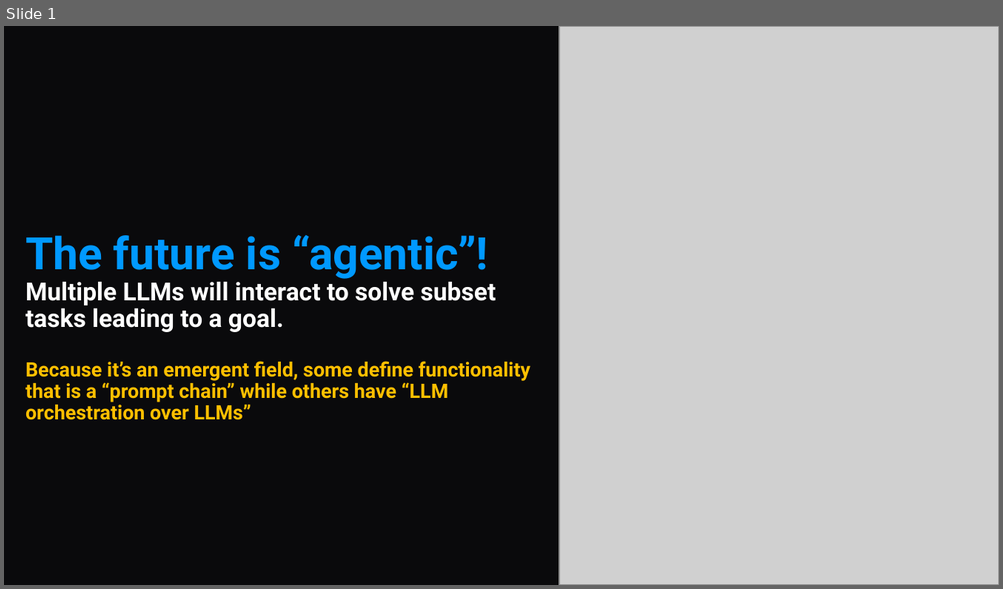
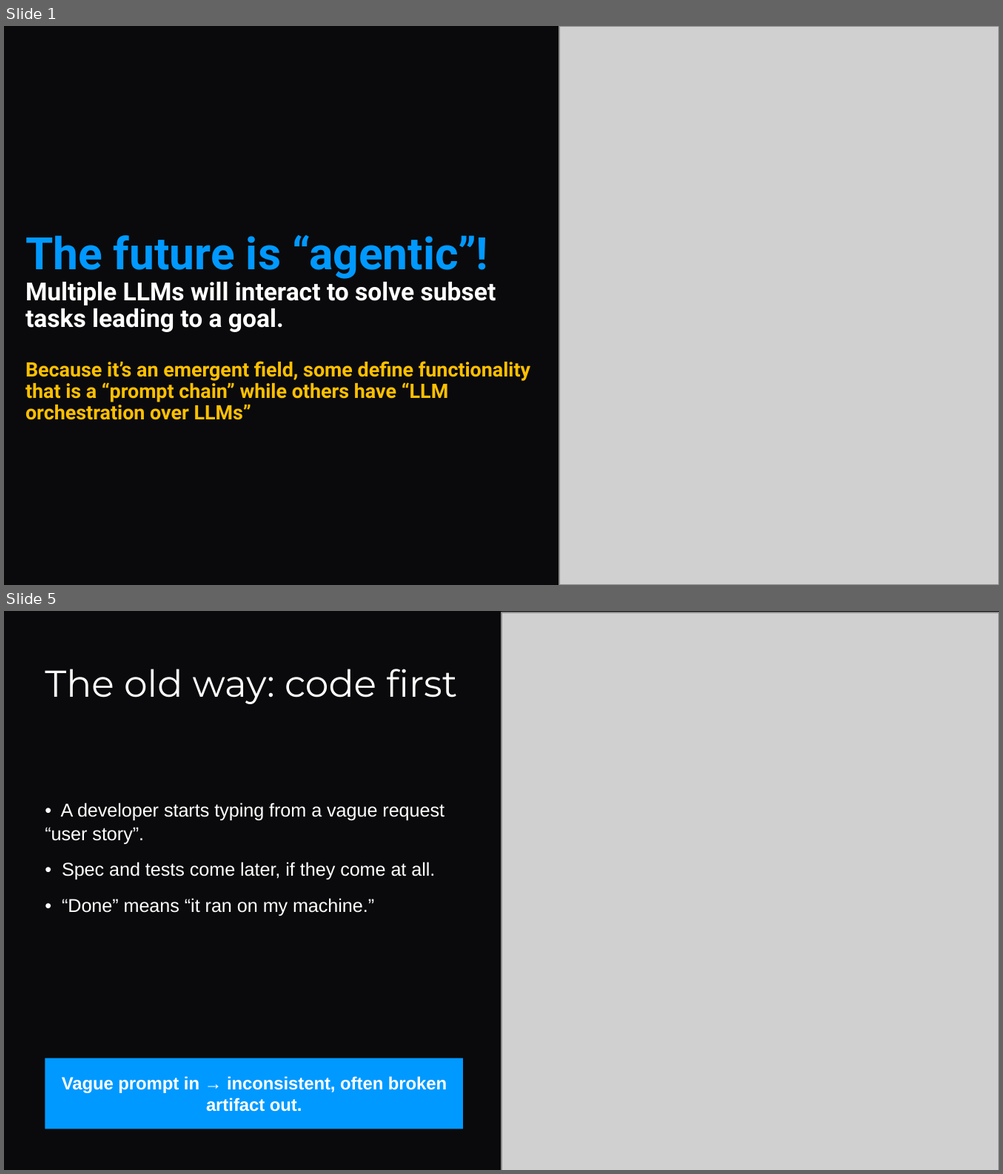
Before and after one commit to kwartler/GSERM_2025, a slide deck: lessons/Day5/B_Agents_LLMs_compressed.pptx. Shown one above the other, each under a label of ours: slide 1 before the commit, slides 1 and 5 after it; the slides between them are not shown. The pictures are 1003x589 and 1003x1174 pixels, drawn with LibreOffice and Linux fonts; fonts in the diff are those of the drawing; grey boxes stand for pictures. Boxes give left, top, right and bottom in pixels: in the first picture for what was removed or moved away, otherwise in the second. Text is boxed around its words. In the diff, an @@ line names an element or a change of style, - is before the commit and + after.

```diff
--- a/lessons/Day5/B_Agents_LLMs_compressed.pptx
+++ b/lessons/Day5/B_Agents_LLMs_compressed.pptx
@@ slide 5 added at (x1=4, y1=611, x2=999, y2=1170), background #0A0A0C @@
@@ picture added at (x1=501, y1=612, x2=999, y2=1170) @@
@@ text added at (x1=45, y1=669, x2=457, y2=704), 27 pt, text #FFFFFF @@
+The old way: code first
@@ text added at (x1=45, y1=803, x2=444, y2=917), 13.5 pt, text #FFFFFF @@
+• A developer starts typing from a vague request “user story”.
+• Spec and tests come later, if they come at all.
+• “Done” means “it ran on my machine.”
@@ rectangle added at (x1=45, y1=1059, x2=463, y2=1129), fill #0099FF, 12.8 pt, text #FFFFFF, bold @@
+Vague prompt in → inconsistent, often broken artifact out.
```
Also in this commit, not shown: 3 slides changed, 5 other slides added, 1 slide removed, 22 other files.
